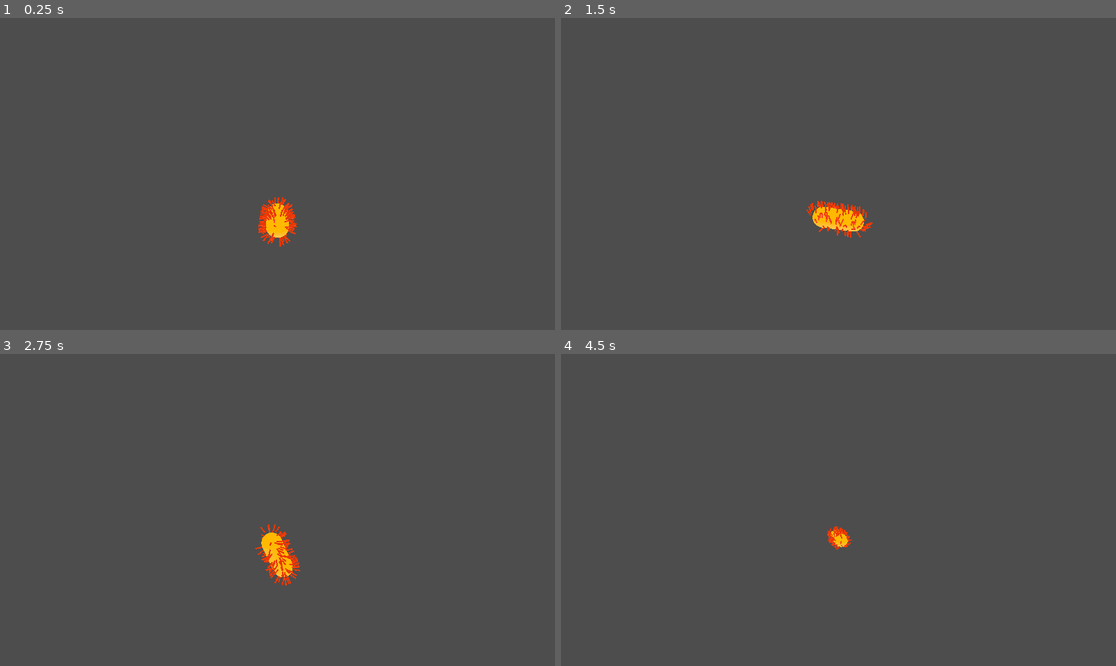
Above: before the commit, frames 1-4 (two rows, left to right).
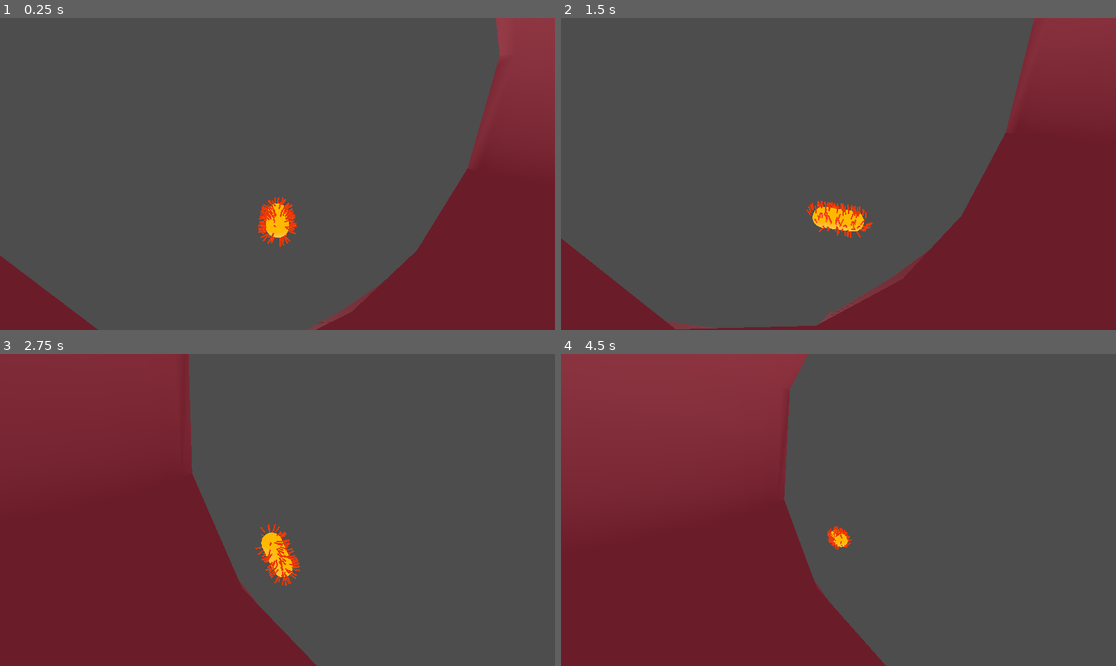
Above: after the commit, the same moments.

Repository: NR5P/bio-mission
Game: Godot game, scene res://main.tscn
The game is run twice, just before and just after one commit, with the same random seed, the same clock (stepped at 60 frames per second) and the same inputs.
Inputs:
- Up to frame 1 (0.25 s): no input
- Up to frame 2 (1.5 s): hold D 0.53-1.28 s; hold Shift 0.53-1.28 s; tap Space at 0.77 s; hold Down from 1.28 s (still down); tap J at 1.35 s
- Up to frame 3 (2.75 s): tap Space at 1.52 s; release Down at 2.03 s; hold D from 2.03 s (still down); hold L from 2.03 s (still down)
- Up to frame 4 (4.5 s): release D at 2.78 s; release L at 2.78 s; hold Up 2.78-3.53 s; tap I at 2.85 s; tap Space at 3.02, 3.77 s; hold K 3.53-4.28 s; hold A from 3.53 s (still down); tap Shift at 4.35 s

The runs differ from the first frame. In frame 1, 22% of the frame differs, in the area x 0-100%, y 0-100%; in frame 2, 31%; in frame 3, 40%; in frame 4, 45%, in the area x 0-59%, y 0-100%.

Commit message:
working on getting weird tube bends worked out

Diff:
--- a/main.tscn
+++ b/main.tscn
@@ -16,13 +16,19 @@
 rings = 1
 
 [sub_resource type="Curve3D" id="Curve3D_ig7tw"]
+bake_interval = 4.95
 _data = {
 "points": PackedVector3Array(-8, -3, -15, 8, 3, -15, 0, 0, 0, -8, -3, -15, 10, 4, -15, 14, 6, -30, 10, -4, 15, -12, -6, …(314 unchanged characters)…
 "tilts": PackedFloat32Array(0, 0, 0, 0, 0, 0, 0, 0, 0, 0)
 }
 point_count = 10
 
+[sub_resource type="StandardMaterial3D" id="StandardMaterial3D_h2yge"]
+cull_mode = 2
+albedo_color = Color(1, 0.16862746, 0.14117648, 1)
+
 [sub_resource type="StandardMaterial3D" id="StandardMaterial3D_0xm2m"]
+cull_mode = 2
 albedo_color = Color(0.41960785, 0.11764706, 0.16470589, 1)
 roughness = 0.8
 emission_enabled = true
@@ -32,7 +38,7 @@
 transform = Transform3D(1, 0, 0, 0, -4.371139e-08, -1, 0, 1, -4.371139e-08, 0, 0, 0)
 
 [node name="DirectionalLight3D" type="DirectionalLight3D" parent="."]
-transform = Transform3D(1, 0, 0, 0, 1, 0, 0, 0, 1, -5.806635, 6.992719, -5.0226846)
+transform = Transform3D(1, 0, 0, 0, 1, 0, 0, 0, 1, -227.93288, 25.947775, -5.022685)
 
 [node name="Camera3D" type="Camera3D" parent="."]
 transform = Transform3D(1, 0, 0, 0, 0.8660254, 0.5, 0, -0.5, 0.8660254, 0, 10, 15)
@@ -81,6 +87,7 @@
 path_u_distance = 1.0
 path_joined = false
 smooth_faces = true
+material = SubResource("StandardMaterial3D_h2yge")
 
 [node name="VesselInner" type="CSGPolygon3D" parent="Vessel/VesselCSG"]
 operation = 2
Not shown: 1 places in main.tscn that only renumber resources
